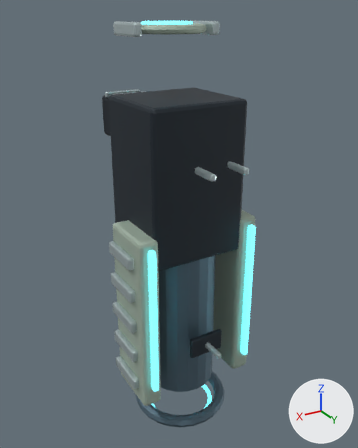
Before and after pictures for a commit that changed the Blender file tools/godot-weapons/blender-art/masters/weapon-4.blend.
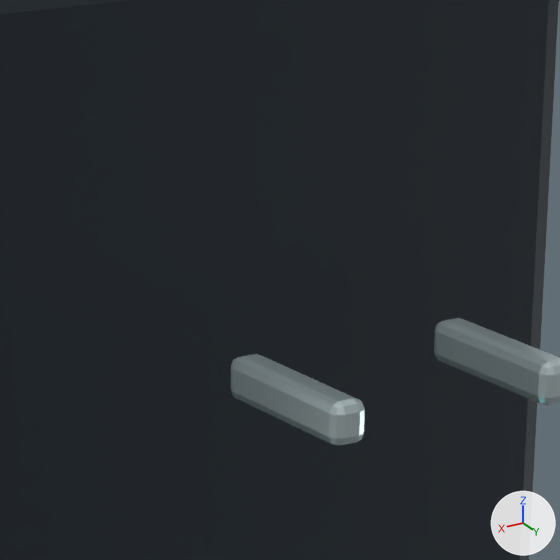
The first picture shows the older version from a 50 mm camera at (0.554, 0.917, 0.224) aimed at (-0.024, -0.046, -0.258). The close-ups show the older and then the newer version on the part from 44% to 69% of the width and 25% to 45% of the height of that picture. Only the edits that show in the close-ups are written down. Every picture has the same lights, and +X, +Y and +Z are marked at lower right.

Script lines for the objects in view, before the commit:
```python
me_cube_199 = bpy.data.meshes.new('Cube.199')
me_cube_199.from_pydata(...)  # 112 vertices, 108 faces; spans x -0.115..0.115, y -0.105..0.141, z -0.405..0.175
me_cube_199.materials.append(mat_dark)  # dark blue #202b34
me_cube_201 = bpy.data.meshes.new('Cube.201')
me_cube_201.from_pydata(...)  # 1032 vertices, 986 faces; spans x -0.007..0.327, y -0.268..0.173, z -0.334..0.474
me_cube_201.materials.append(mat_trim)  # light grey #c5d6d8
me_cylinder_046 = bpy.data.meshes.new('Cylinder.046')
me_cylinder_046.from_pydata(...)  # a 20-sided cylinder along z spanning x -0.085..0.085, y -0.085..0.085, z -0.26..0.26; a torus around z (ring radius 0.107, tube radius 0.014) spanning x -0.122..0.122, y -0.122..0.122, z -0.35..-0.321
me_cylinder_046.materials.append(mat_light)  # blue #617886
ob_body_dark = bpy.data.objects.new('body-dark', me_cube_199)
ob_body_dark.parent = ob_body
ob_body_dark.location = (0.0, -0.018, -0.12)
_m = ob_body_dark.modifiers.new('Weighted corner normals', 'WEIGHTED_NORMAL')
_m.keep_sharp = True
ob_body_light = bpy.data.objects.new('body-light', me_cylinder_046)
ob_body_light.parent = ob_body
ob_body_light.location = (0.0, 0.0, -0.4)
ob_body_trim = bpy.data.objects.new('body-trim', me_cube_201)
ob_body_trim.parent = ob_body
ob_body_trim.location = (-0.16, 0.014, -0.27)
_m = ob_body_trim.modifiers.new('Weighted corner normals', 'WEIGHTED_NORMAL')
_m.keep_sharp = True
```
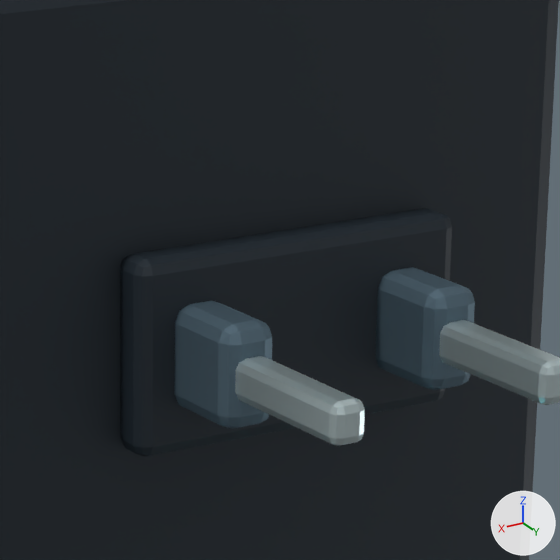
The edits, one by one:
me_cube_199 is used by ob_body_dark; parent ob_body; location (0.0, -0.018, -0.12).
me_cube_199 had 112 vertices, 108 faces and spanned x -0.115..0.115, y -0.105..0.141, z -0.405..0.175.
me_cube_199 now has 168 vertices, 162 faces and spans x -0.115..0.115, y -0.105..0.141, z -0.405..0.175.
me_cube_199 part 1: the loose piece of 56 vertices spanning x -0.043..0.043, y 0.129..0.141, z -0.405..-0.355 is copied, and the copy is scaled about its middle by (1.44, 1.33, 1.3), then moved by (0.0, -0.023, 0.435); it spans x -0.061..0.061, y 0.104..0.12, z 0.023..0.087.
me_cylinder_046 is used by ob_body_light; parent ob_body; location (0.0, 0.0, -0.4).
me_cylinder_046 had 232 vertices, 214 faces and spanned x -0.122..0.122, y -0.122..0.122, z -0.35..0.26.
me_cylinder_046 now has 344 vertices, 322 faces and spans x -0.122..0.122, y -0.122..0.133, z -0.35..0.352.
me_cylinder_046 part 2: a new loose piece of 56 vertices spanning x -0.049..-0.03, y 0.081..0.133, z 0.318..0.352, in mat_light (blue #617886).
me_cylinder_046 part 3: a new loose piece of 56 vertices spanning x 0.03..0.049, y 0.081..0.133, z 0.318..0.352, in mat_light (blue #617886).

Location of each change, (x1, y1, x2, y2) in pixels of the close-ups (560 x 560 px):
part 1 of me_cube_199, added (dark blue)
    after: (120, 208, 452, 457)
part 2 of me_cylinder_046, added (blue)
    after: (376, 267, 475, 390)
part 3 of me_cylinder_046, added (blue)
    after: (174, 300, 272, 429)
